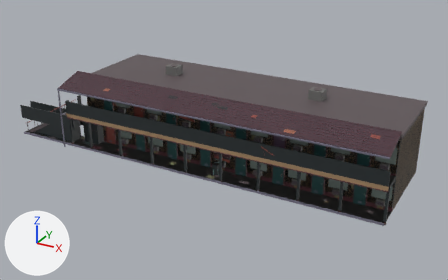
The glTF model models/motel_cladire.glb: old version first, new version second.
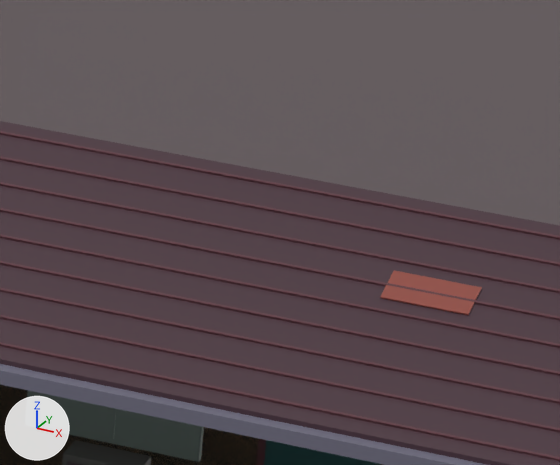
The first picture shows the older version from a 50 mm camera at (18.6, -31.5, 23.8) aimed at (-5.9, 13.0, 1.5). The close-ups show the older and then the newer version on the part from 73% to 87% of the width and 37% to 56% of the height of that picture. Only the edits that show in the close-ups are written down. Every picture has the same lights, and +X, +Y and +Z are marked at lower left. Vertices at exactly the same position are counted once.

In view in the first close-up: 'Coliziune', 'Motel'.
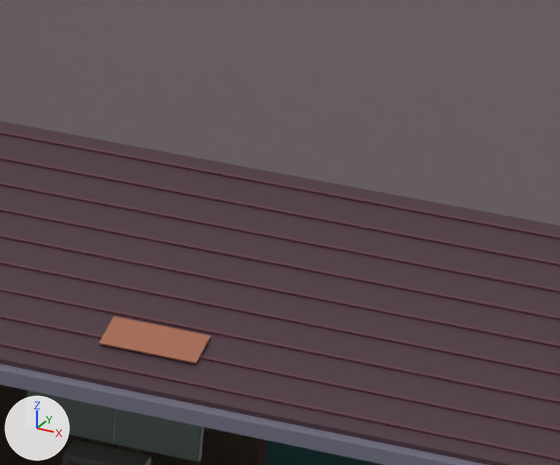
Pixel boxes (x1, y1, x2, y2) of what changed, in the close-ups (560 x 465 px; the box of a moved part takes in the faces that stretch with it):
```json
{"part": 1, "of": "me_motel", "change": "moved or reshaped", "before": [380, 271, 482, 315], "after": [99, 316, 211, 364]}
```

The change, as JSON lines over the scene's bpy script:
```json
{"block": "me_motel", "where": "# used by ob_motel; location = (0.0, 0.0, 0.0)"}
{"op": "remove", "block": "me_motel", "code": "me_motel.from_pydata(...)  # 9533 vertices, 14799 faces; spans x -25.4..10.1, y 7.4..18.3, z -0.4..7.1"}
{"op": "add", "block": "me_motel", "code": "me_motel.from_pydata(...)  # 9505 vertices, 14755 faces; spans x -25.4..10.1, y 7.4..18.3, z -0.4..7.1"}
{"block": "me_motel", "change": "me_motel part 1: the loose piece of 8 vertices spanning x 8.1..8.8, y 9.1..9.4, z 6.2..6.3 is moved by (-1.8, -1.2, -0.3)"}
{"block": "me_motel", "change": "other edits to the shape of me_motel do not show in these pictures"}
```
